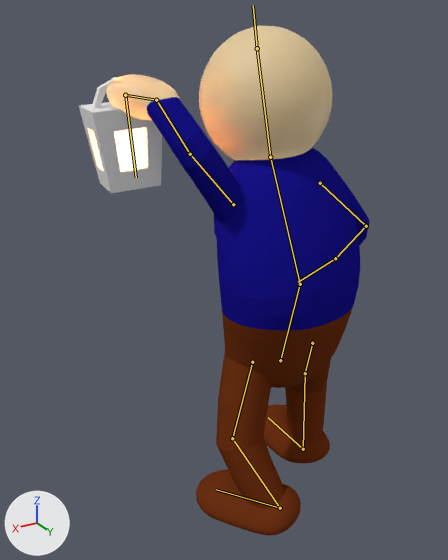
The Blender file Assets/Blends/player.blend, before and after one commit.
Before and after are seen from a 50 mm camera at (1.76, 2.4, 2.54) aimed at (0.26, -0.1, 1.29). Arrows for +X, +Y and +Z are at lower left; the lights stay in place. Both versions are drawn at frame 34 of the action 'Idle'; the numbers are the values there. The bones that bend it are drawn over the model as lines.

The first picture shows 'Player'.
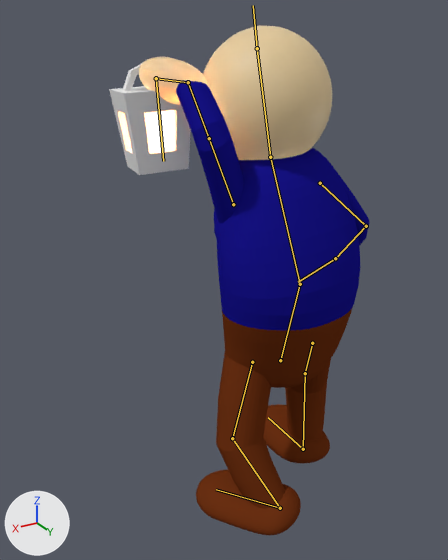
Changed parts and their boxes (x1, y1, x2, y2) in the pictures (448 x 560 px):
'Player', posed (10% narrower)
    before: (79, 25, 370, 535)
    after: (109, 25, 370, 535)

The change, as a diff of the scene's bpy script:
```diff
--- a/Assets/Blends/player.blend.py
+++ b/Assets/Blends/player.blend.py
@@ bone_arm_ik_target_l @@
 bone_arm_ik_target_l = bpy.data.objects['Armature'].pose.bones['arm_ik_target.l']
-bone_arm_ik_target_l.location = (-0.066, 0.103, 0.928)
+bone_arm_ik_target_l.location = (0.08, 0.099, 0.991)
```
